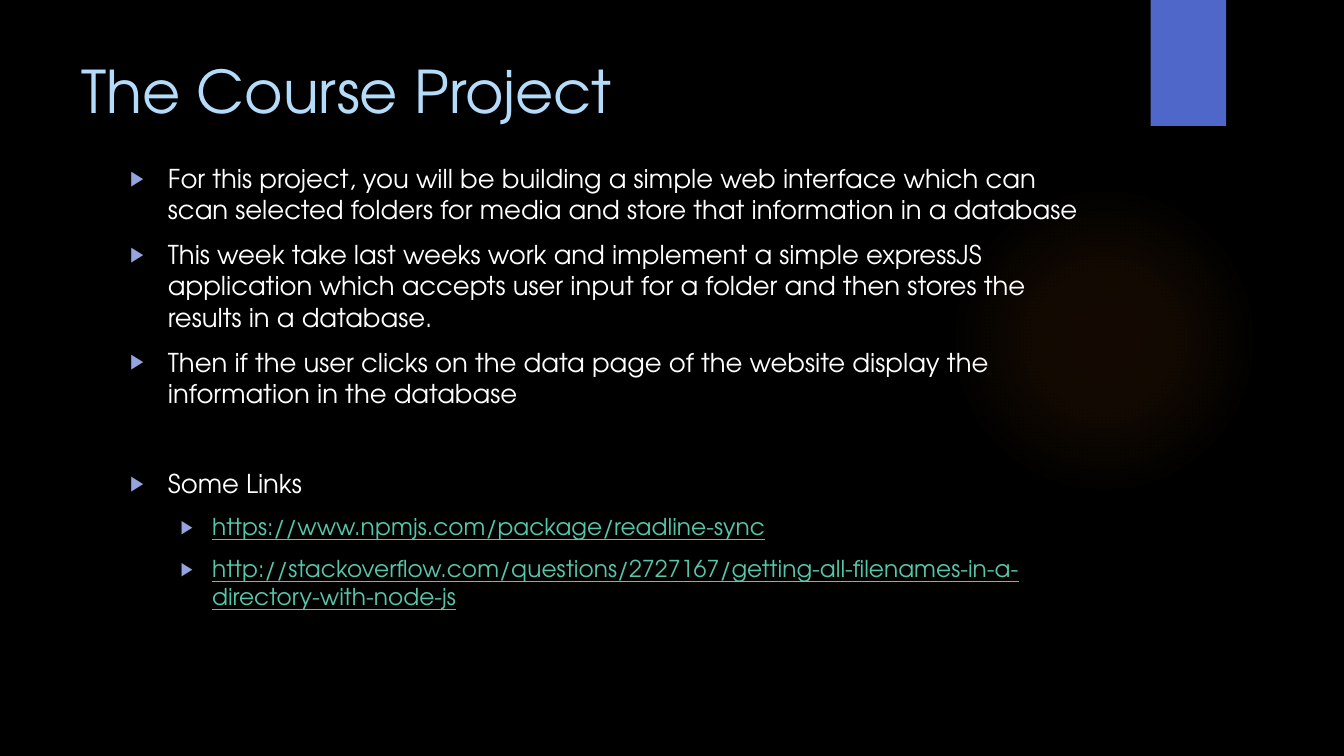
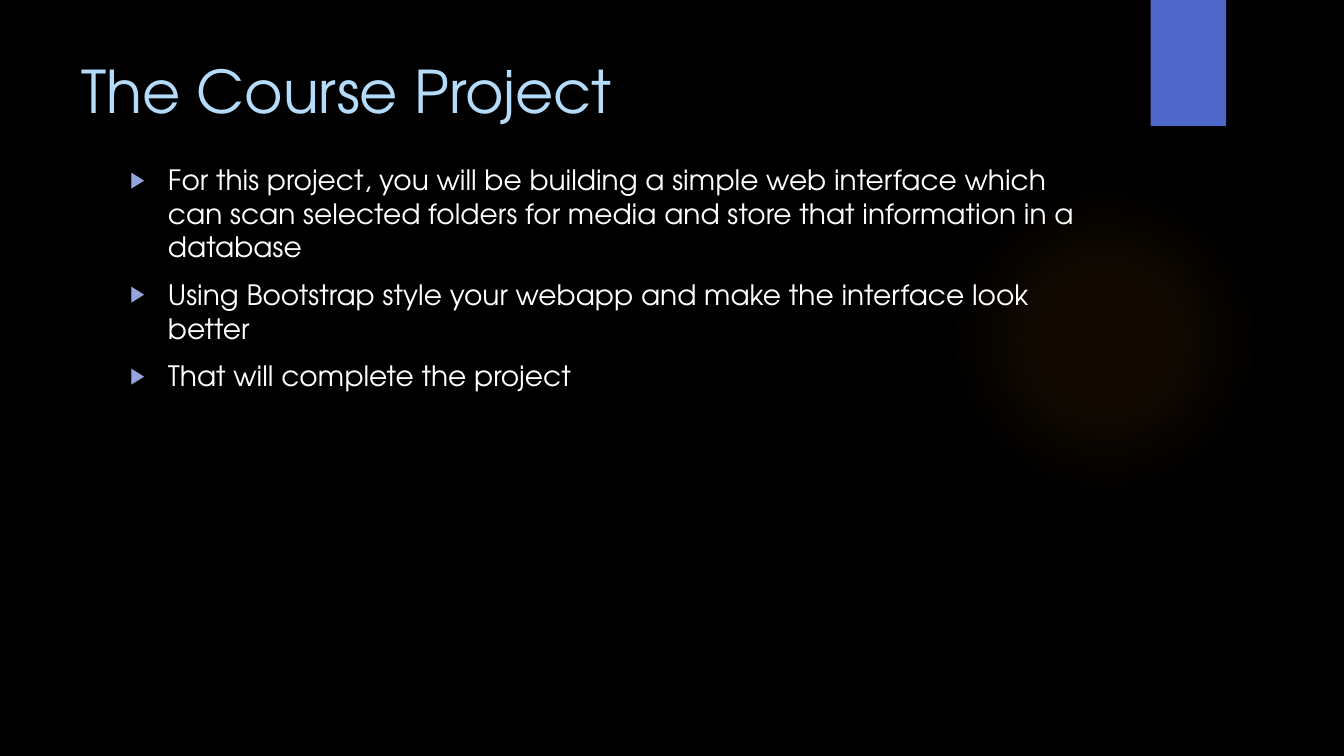
Before and after one commit to WitsSoftDev/SoftDev2016, a slide deck: slide 46 of Session 5/Softdev Session 5 2016.pptx (slide 48 before the commit). Drawn at 1344x756 pixels with LibreOffice and Linux fonts; fonts in the diff are those of the drawing; background and template pictures are left out. Boxes give left, top, right and bottom in pixels: in the first picture for what was removed or moved away, otherwise in the second. Text is boxed around its words. In the diff, an @@ line names an element or a change of style, - is before the commit and + after.

```diff
--- a/Session 5/Softdev Session 5 2016.pptx
+++ b/Session 5/Softdev Session 5 2016.pptx
@@ text at <box>168,169,1073,258</box>: size 18.5 to 20 pt in "For this project, you will be building ..." @@
@@ text at <box>168,284,1028,392</box>: text changed; size 18.5 to 20 pt @@
-▶ This week take last weeks work and implement a simple expressJS application which accepts user input for a folder and then stores the results in a database.
-▶ Then if the user clicks on the data page of the website display the information in the database
-▶ Some Links
-  ▶ https://www.npmjs.com/package/readline-sync
-  ▶ http://stackoverflow.com/questions/2727167/getting-all-filenames-in-a-directory-with-node-js
+▶ Using Bootstrap style your webapp and make the interface look better
+▶ That will complete the project
```
Also in this commit, not shown: 12 other slides changed, 3 slides added, 5 slides removed, 16 other files.
